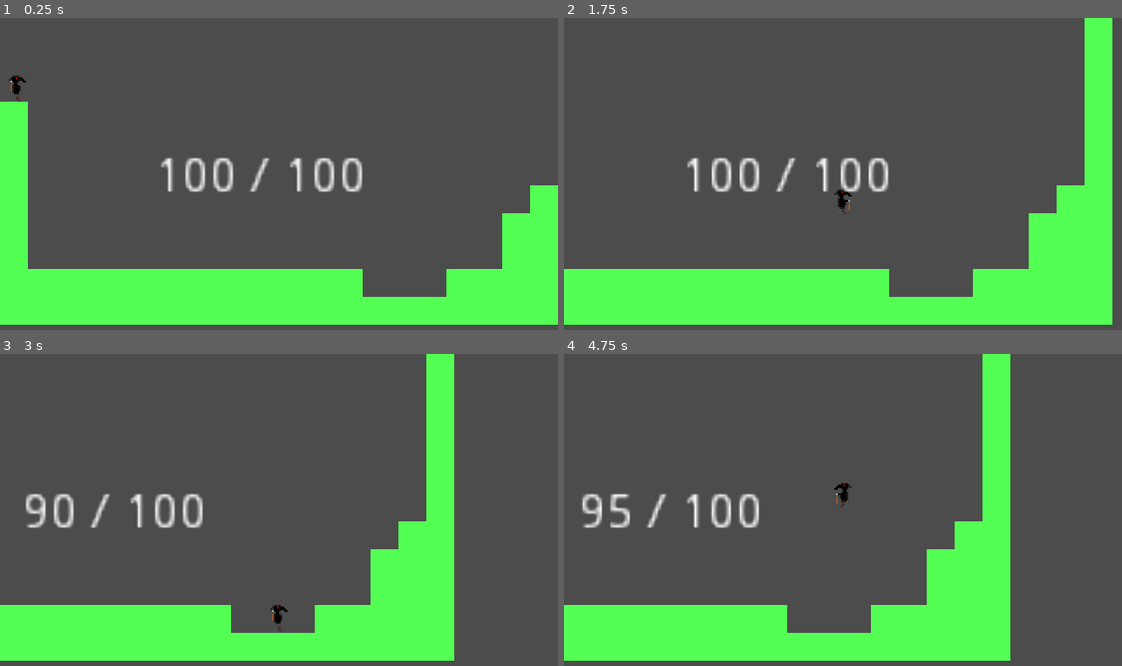
Above: before the commit, frames 1-4 (two rows, left to right).
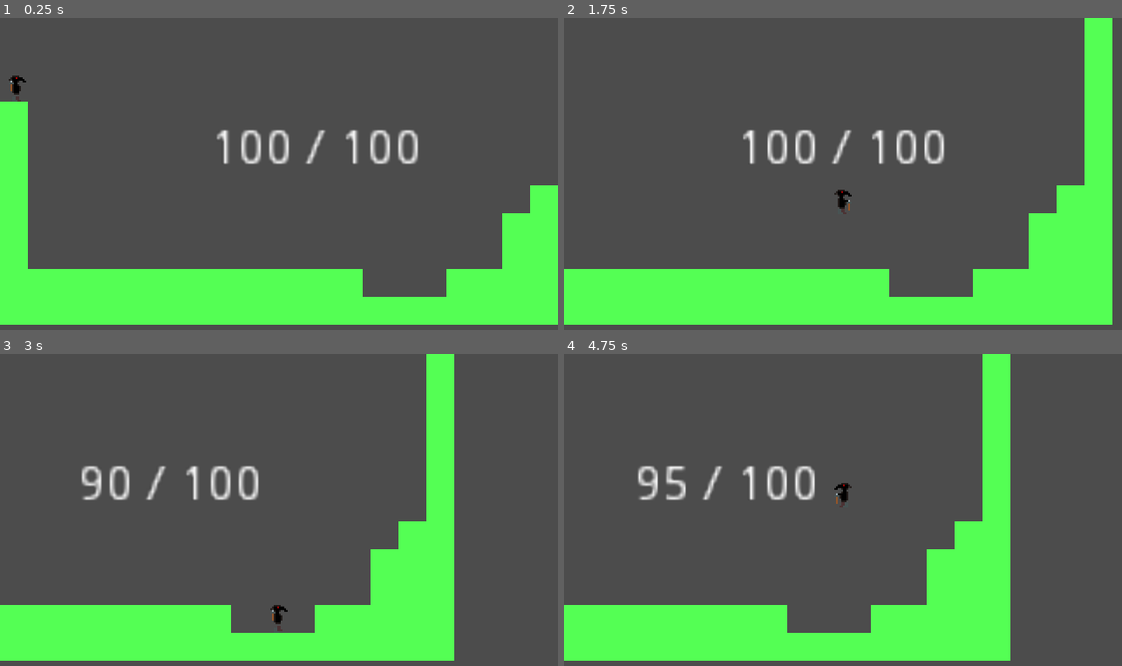
Above: after the commit, the same moments.

Repository: Guardian180/Game-Jam
Game: Godot game, scene res://src/Main.tscn
The game is run twice, just before and just after one commit, with the same random seed, the same clock (stepped at 60 frames per second) and the same inputs.
Inputs (mouse positions are in pixels of both pictures, inside the frame that each line leads up to):
- Up to frame 1 (0.25 s): no input
- Up to frame 2 (1.75 s): tap Enter (ui_accept) at 0.5 s; move the mouse to (965, 158) at 0.52 s; hold D (MoveRight) from 0.53 s (still down); tap Q (Attack) at 0.6 s; tap Space (Jump) at 0.77, 1.52 s; move the mouse to (731, 189) at 1.27 s; tap P (Ouch) at 1.35 s
- Up to frame 3 (3 s): move the mouse to (334, 441) at 2.02 s; release D (MoveRight) at 2.03 s; hold A (MoveLeft) 2.03-2.78 s; tap E (Platform) at 2.1 s; tap Enter (ui_accept) at 2.75 s; move the mouse to (251, 572) at 2.77 s; hold D (MoveRight) from 2.78 s (still down); click (251, 572) at 2.85 s
- Up to frame 4 (4.75 s): tap Space (Jump) at 3.02, 3.77, 4.52 s; move the mouse to (1010, 556) at 3.52 s; tap Q (Attack) at 3.6 s; move the mouse to (675, 463) at 4.27 s; release D (MoveRight) at 4.28 s; hold A (MoveLeft) from 4.28 s (still down); tap P (Ouch) at 4.35 s

The runs differ from the first frame. In frame 1, 3.0% of the frame differs, in the area x 28-75%, y 35-56%; in frame 2, 3.0%; in frame 3, 2.8%; in frame 4, 2.7%.

Commit message:
Assets 3.0

Diff:
--- a/src/Main.tscn
+++ b/src/Main.tscn
@@ -34,6 +34,12 @@
 margin_right = 44.0
 margin_bottom = 39.0
 
+[node name="Label" parent="Health" index="0"]
+margin_left = 16.0
+margin_top = -8.0
+margin_right = 56.0
+margin_bottom = 6.0
+
 [connection signal="health_update" from="Player" to="Health" method="_on_Player_health_update"]
 
 [editable path="Health"]
Binary file added: Assets/Basic Swordsman SS.aseprite
Binary file added: Assets/Basic Swordsman SS.png
Binary file added: Assets/Basic Swordsman.aseprite
Binary file added: Assets/Basic Swordsman.png
Binary file added: Assets/Blood Core.aseprite
Binary file added: Assets/Blood Core.gif
Binary file added: Assets/Blood Wave.aseprite
Binary file added: Assets/Blood Wave.gif
Binary file changed: Assets/Fall.aseprite
Not shown, changed: Assets/Fall.png.import
Binary file added: Assets/Final Knife Slash.aseprite
Binary file added: Assets/Final Knife Slash.gif
(and 19 more such lines)
